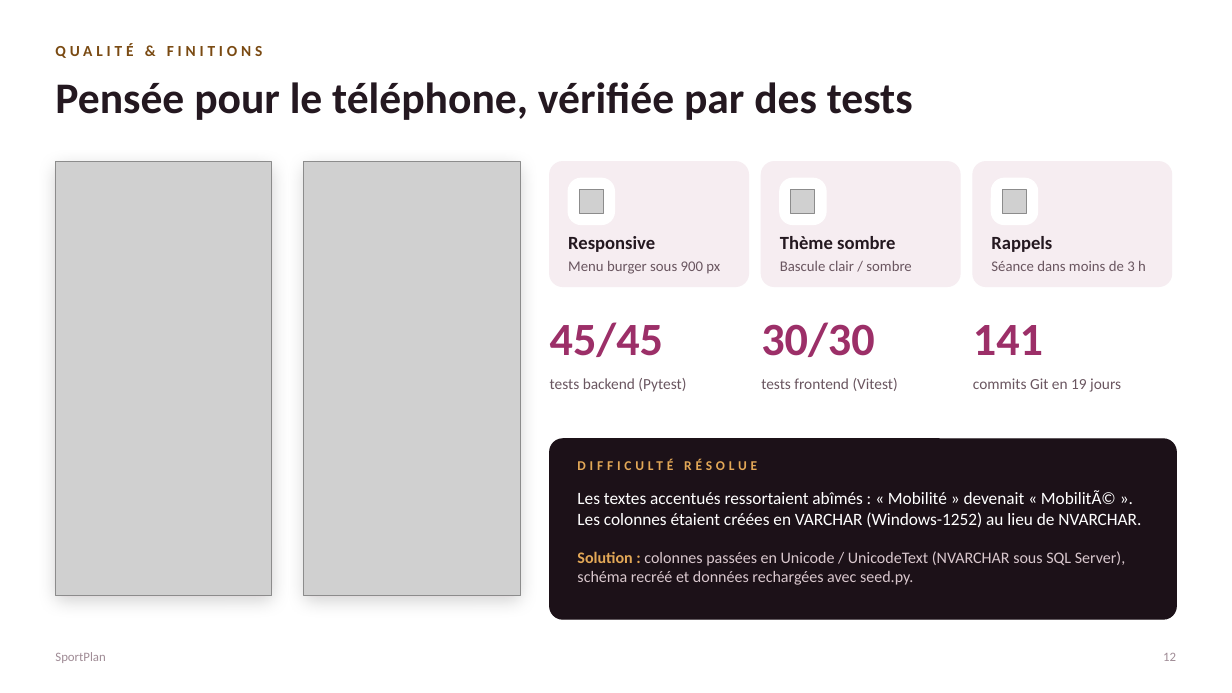
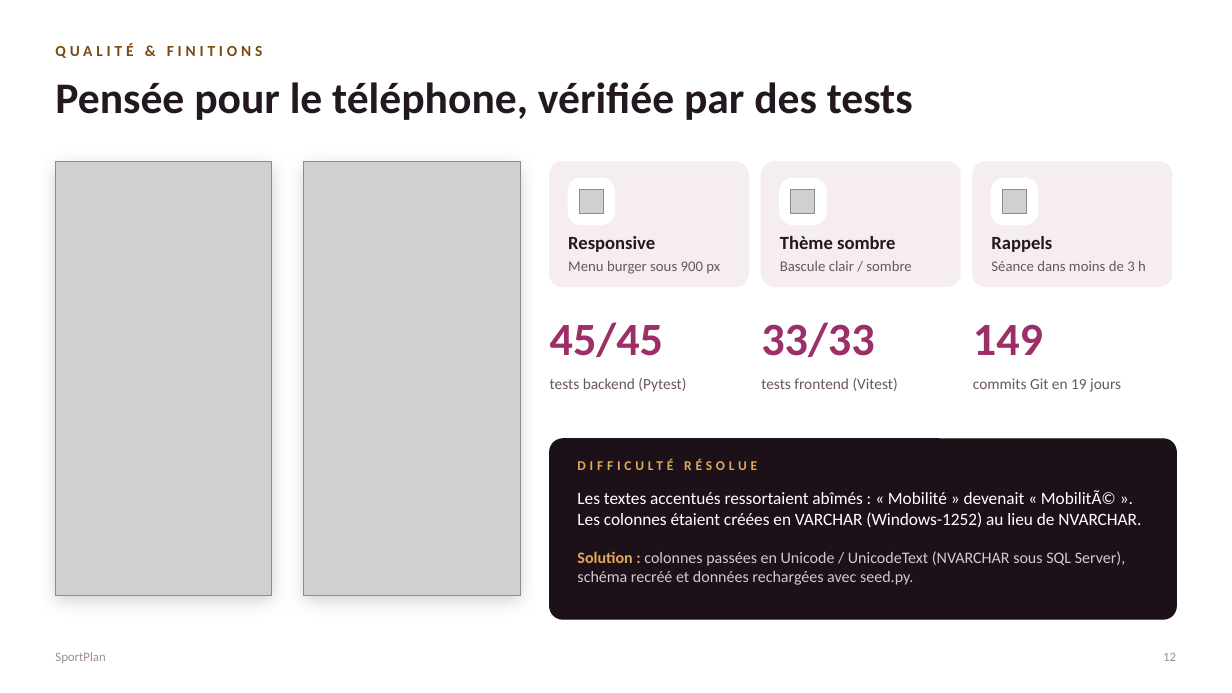
Before and after one commit to loicvdb98-sys/projet-fin-de-session-, a slide deck: slide 12 of docs/SportPlan_Presentation_Jury.pptx. Drawn at 1232x693 pixels with LibreOffice and Linux fonts; fonts in the diff are those of the drawing; grey boxes stand for pictures. Boxes give left, top, right and bottom in pixels: in the first picture for what was removed or moved away, otherwise in the second. Text is boxed around its words. In the diff, an @@ line names an element or a change of style, - is before the commit and + after.

```diff
--- a/docs/SportPlan_Presentation_Jury.pptx
+++ b/docs/SportPlan_Presentation_Jury.pptx
@@ text at <box>761,322,874,357</box>: text changed @@
-30/30
+33/33
@@ text at <box>973,324,1043,355</box>: text changed @@
-141
+149
```
Also in this commit, not shown: 1 other slide changed.
